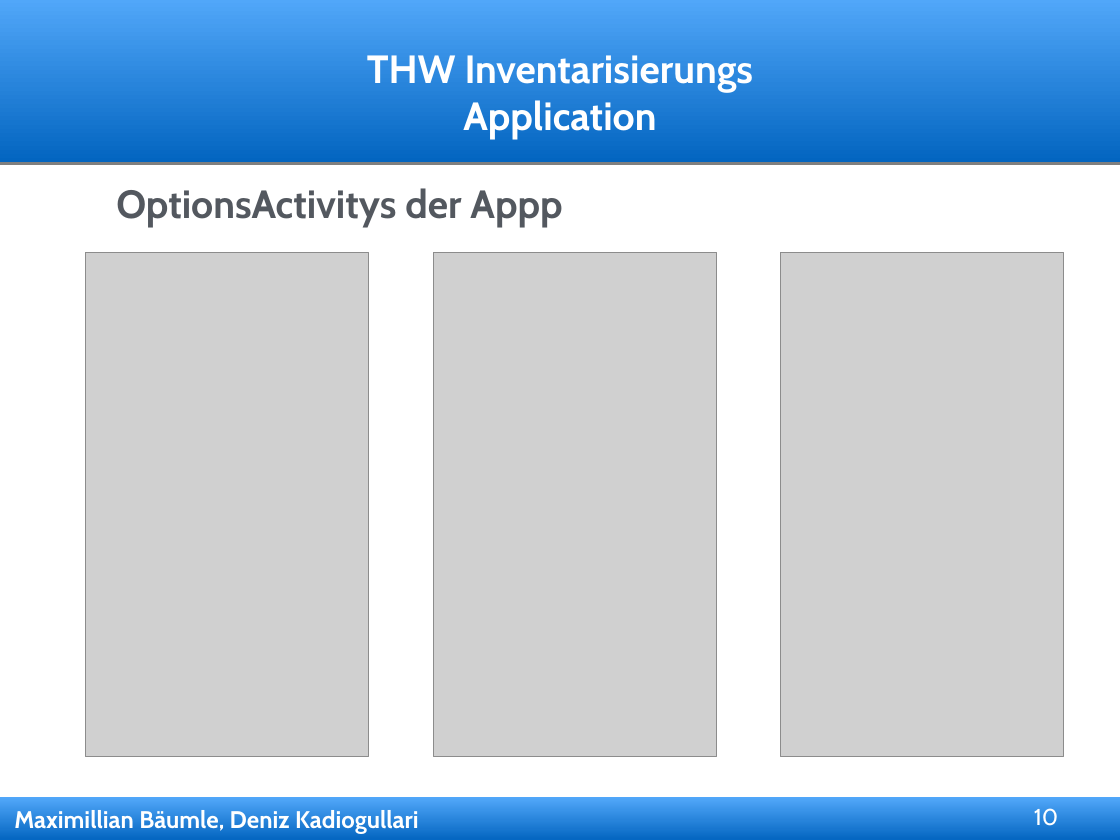
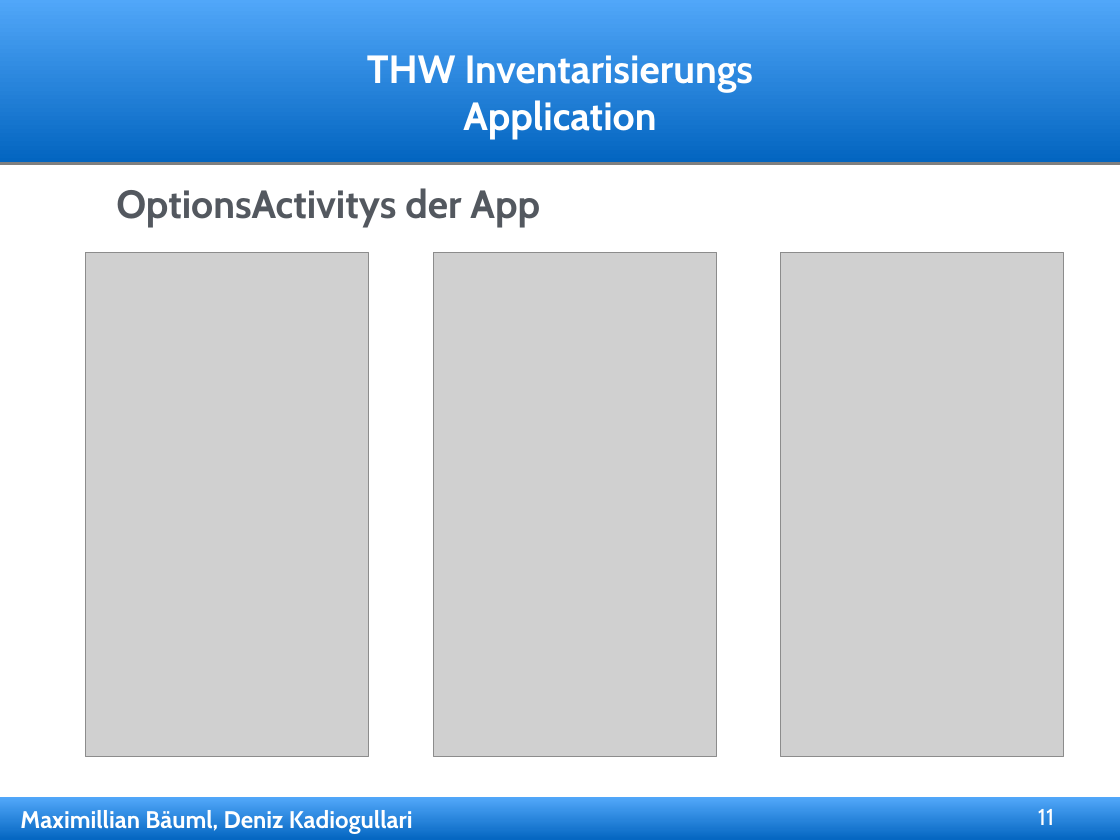
Before and after one commit to dkadio/thwapp, a slide deck: slide 11 of präsentation/thw_präsi.ppt (slide 10 before the commit). Drawn at 1120x840 pixels with LibreOffice and Linux fonts; fonts in the diff are those of the drawing; grey boxes stand for pictures; background and template pictures are left out. Boxes give left, top, right and bottom in pixels: in the first picture for what was removed or moved away, otherwise in the second. Text is boxed around its words. In the diff, an @@ line names an element or a change of style, - is before the commit and + after.

```diff
--- a/präsentation/thw_präsi.ppt
+++ b/präsentation/thw_präsi.ppt
@@ text in free at box(116, 188, 540, 228): text changed @@
-OptionsActivitys der Appp
+OptionsActivitys der App
@@ page number at box(1038, 809, 1054, 825): text changed @@
-10
+11
@@ text in free at box(20, 810, 413, 834): text changed @@
-Maximillian Bäumle, Deniz Kadiogullari
+Maximillian Bäuml, Deniz Kadiogullari
```
Also in this commit, not shown: 10 other slides changed, 3 slides added, 4 slides removed, 1 other file.
